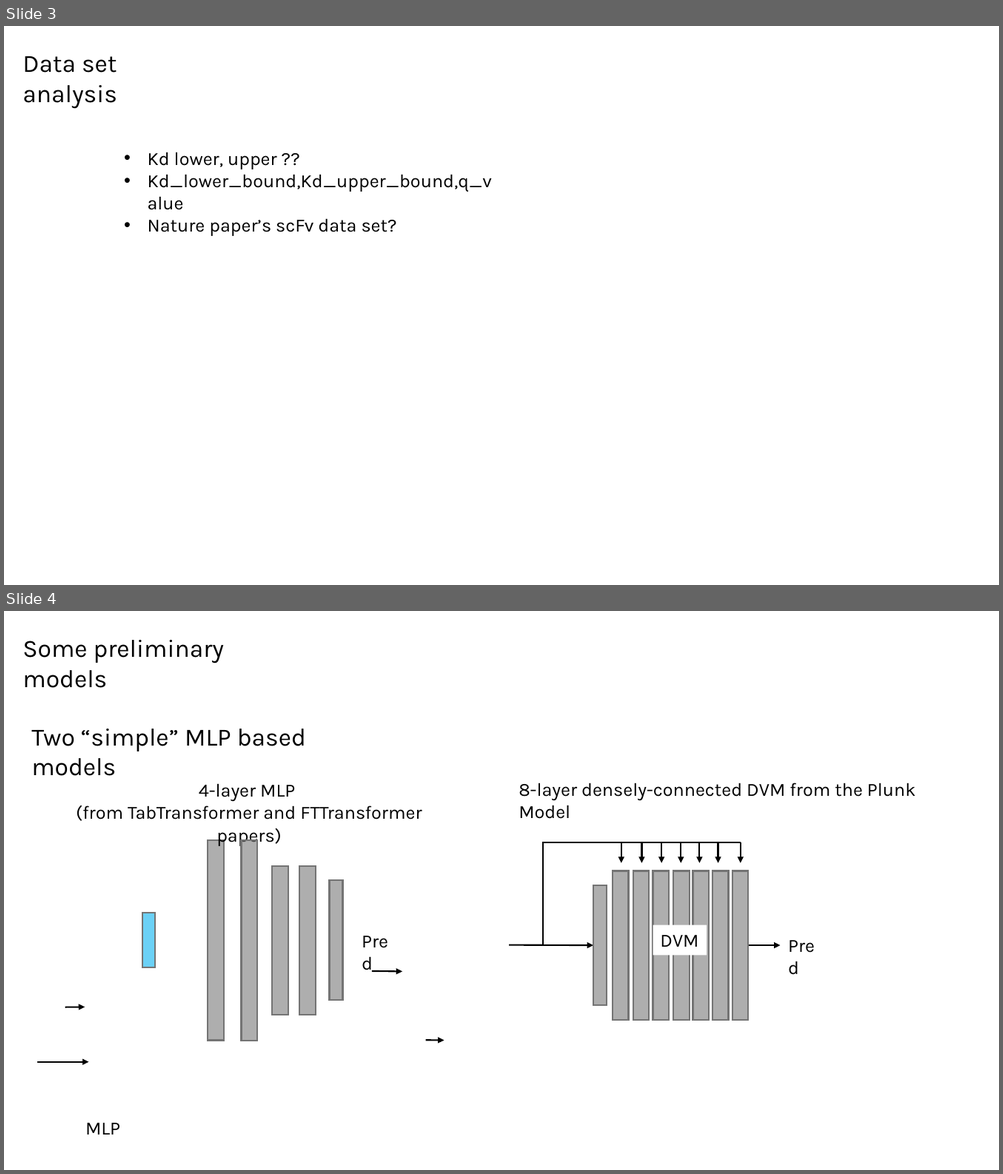
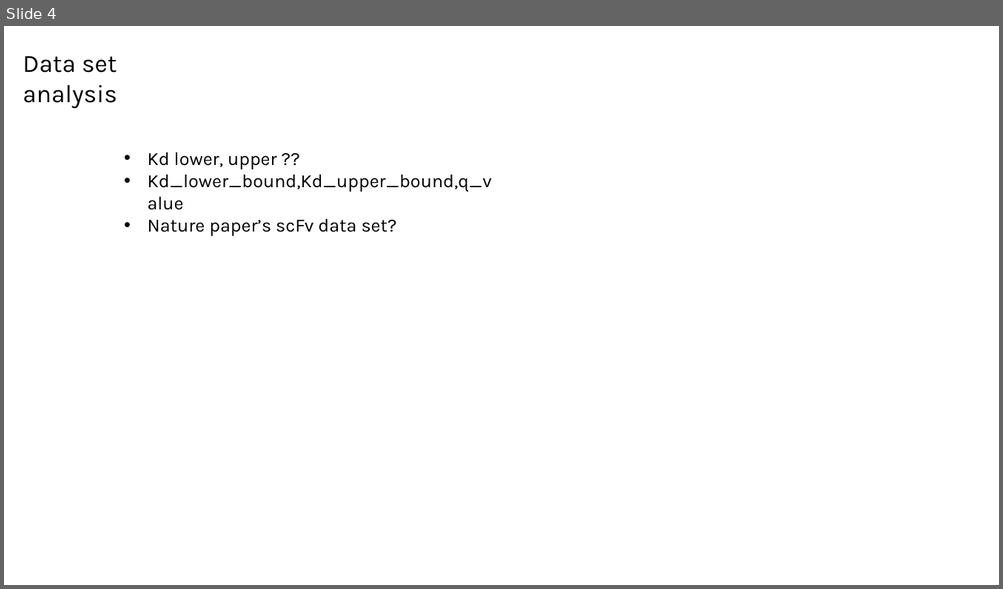
Before and after one commit to planaria158/BERT-antibody-antigen-binding-energy, a slide deck: Homework-aAlphaBio.pptx. Shown one above the other, each under a label of ours: slides 3 and 4 before the commit, slide 4 after it. The pictures are 1003x1174 and 1003x589 pixels, drawn with LibreOffice and Linux fonts; fonts in the diff are those of the drawing. Boxes give left, top, right and bottom in pixels: in the first picture for what was removed or moved away, otherwise in the second. Text is boxed around its words. In the diff, an @@ line names an element or a change of style, - is before the commit and + after.

```diff
--- a/Homework-aAlphaBio.pptx
+++ b/Homework-aAlphaBio.pptx
@@ slide 4 removed at (4,611,999,1170), background #FFFFFF @@
@@ text removed at (22,640,224,688) @@
-Some preliminary models
@@ text removed at (31,729,306,776) @@
-Two “simple” MLP based models
@@ text removed at (76,783,421,846) @@
-4-layer MLP
-(from TabTransformer and FTTransformer papers)
@@ text removed at (518,783,916,819) @@
-8-layer densely-connected DVM from the Plunk Model
@@ rectangle removed at (208,840,224,1041) @@
@@ rectangle removed at (242,841,258,1042) @@
@@ group removed at (509,842,833,1021): 9 arrows, 9 rectangles, 2 lines, 1 text @@
-DVM
-Pred
@@ rectangle removed at (272,866,288,1015) @@
@@ rectangle removed at (299,866,316,1015) @@
@@ rectangle removed at (330,880,343,999) @@
@@ rectangle removed at (142,913,155,968) @@
@@ text removed at (355,925,407,956) @@
-Pred
@@ arrow removed from (372, 971) to (402, 972) @@
@@ arrow removed from (65, 1007) to (85, 1007) @@
@@ arrow removed from (426, 1041) to (444, 1041) @@
@@ arrow removed from (37, 1062) to (88, 1062) @@
@@ text removed at (85,1123,120,1135) @@
-MLP
@@ what was slide 3 is now slide 4 @@
```
Also in this commit, not shown: 7 slides changed, 5 slides added, 2 other slides removed.
